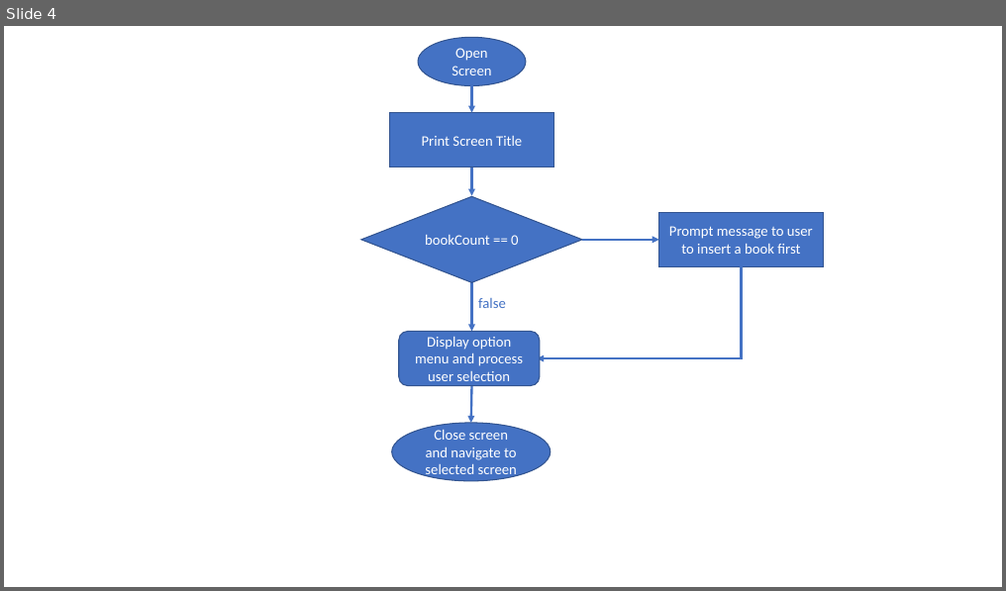
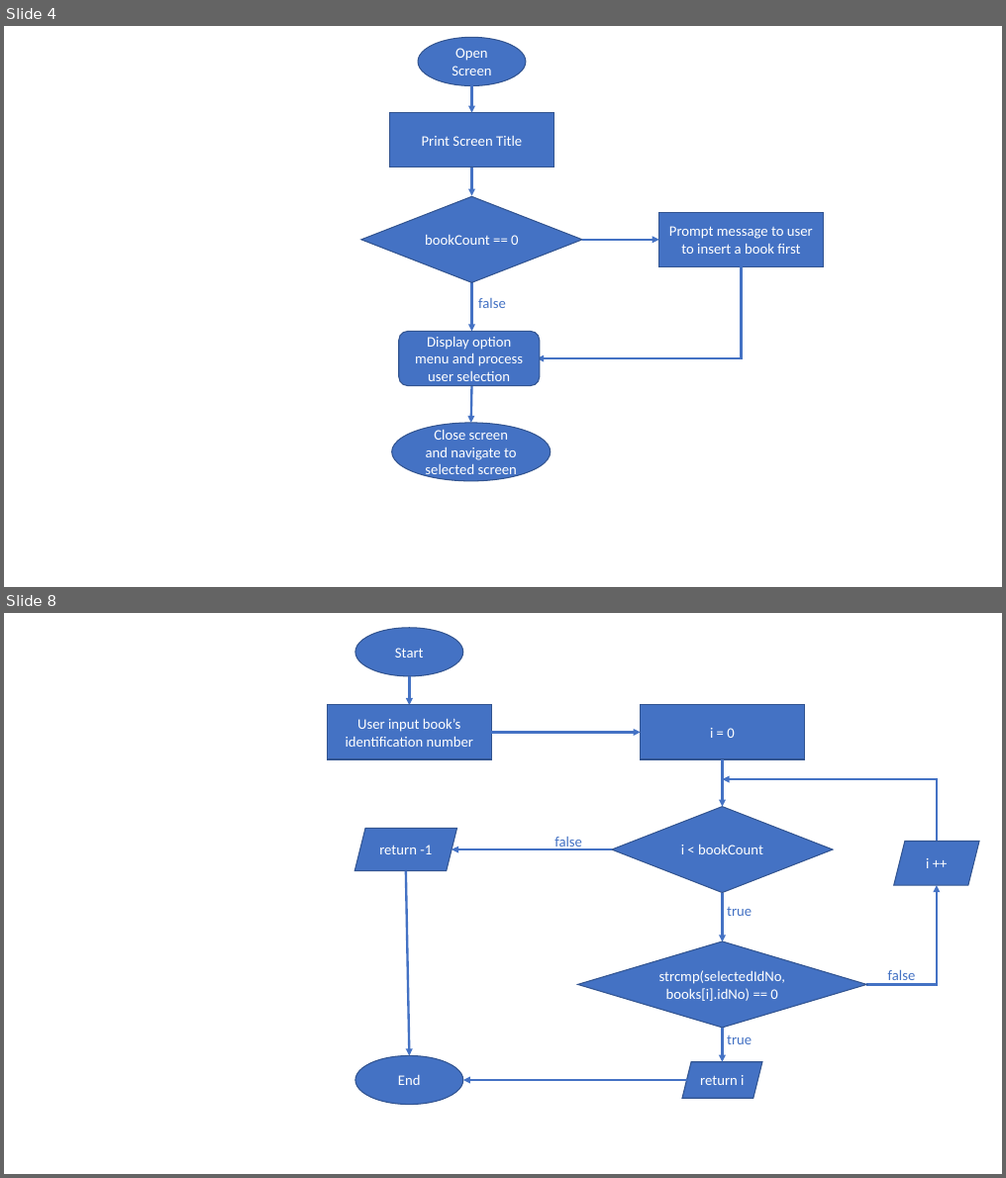
Before and after one commit to CaptainMaxVN/LLP109_BookManagement, a slide deck: Block Diagram.pptx. Shown one above the other, each under a label of ours: slide 4 before the commit, slides 4 and 8 after it; the slides between them are not shown. The pictures are 1006x591 and 1006x1178 pixels, drawn with LibreOffice and Linux fonts; fonts in the diff are those of the drawing. Boxes give left, top, right and bottom in pixels: in the first picture for what was removed or moved away, otherwise in the second. Text is boxed around its words. In the diff, an @@ line names an element or a change of style, - is before the commit and + after.

```diff
--- a/Block Diagram.pptx
+++ b/Block Diagram.pptx
@@ slide 8 added at (x1=4, y1=613, x2=1002, y2=1174), background #FFFFFF @@
@@ ellipse added at (x1=355, y1=628, x2=463, y2=676), fill #4472C4, outline #325491 1 pt, 14 pt, text #FFFFFF @@
+Start
@@ arrow added from (410, 676) to (410, 705), #4472C4 2.25 pt @@
@@ rectangle added at (x1=328, y1=705, x2=491, y2=760), fill #4472C4, outline #325491 1 pt, 14 pt, text #FFFFFF @@
+User input book’s
+identification number
@@ rectangle added at (x1=641, y1=705, x2=804, y2=760), fill #4472C4, outline #325491 1 pt, 14 pt, text #FFFFFF @@
+i = 0
@@ arrow added from (491, 732) to (641, 732), #4472C4 2.25 pt @@
@@ arrow added from (723, 760) to (723, 807), #4472C4 2.25 pt @@
@@ elbow arrow added from (937, 842) to (723, 779), #4472C4 2.25 pt @@
@@ diamond added at (x1=612, y1=807, x2=833, y2=893), fill #4472C4, outline #325491 1 pt, 14 pt, text #FFFFFF @@
+i < bookCount
@@ parallelogram added at (x1=355, y1=829, x2=457, y2=871), fill #4472C4, outline #325491 1 pt, 14 pt, text #FFFFFF @@
+return -1
@@ arrow added from (612, 850) to (451, 850), #4472C4 2.25 pt @@
@@ text added at (x1=554, y1=837, x2=582, y2=851), 14 pt, text #4472C4 @@
+false
@@ parallelogram added at (x1=894, y1=842, x2=979, y2=885), fill #4472C4, outline #325491 1 pt, 14 pt, text #FFFFFF @@
+i ++
@@ arrow added from (406, 871) to (410, 1057), #4472C4 2.25 pt @@
@@ arrow added from (723, 893) to (723, 943), #4472C4 2.25 pt @@
@@ text added at (x1=727, y1=907, x2=751, y2=916), 14 pt, text #4472C4 @@
+true
@@ elbow arrow added from (867, 985) to (937, 885), #4472C4 2.25 pt @@
@@ diamond added at (x1=578, y1=942, x2=867, y2=1028), fill #4472C4, outline #325491 1 pt, 14 pt, text #FFFFFF @@
+strcmp(selectedIdNo, books[i].idNo) == 0
@@ text added at (x1=888, y1=969, x2=916, y2=985), 14 pt, text #4472C4 @@
+false
@@ arrow added from (723, 1028) to (723, 1062), #4472C4 2.25 pt @@
@@ ellipse added at (x1=355, y1=1057, x2=463, y2=1105), fill #4472C4, outline #325491 1 pt, 14 pt, text #FFFFFF @@
+End
@@ text added at (x1=727, y1=1036, x2=751, y2=1045), 14 pt, text #4472C4 @@
+true
@@ arrow added from (687, 1080) to (463, 1080), #4472C4 2.25 pt @@
@@ parallelogram added at (x1=682, y1=1062, x2=762, y2=1098), fill #4472C4, outline #325491 1 pt, 14 pt, text #FFFFFF @@
+return i
```
Also in this commit, not shown: 1 slide changed, 6 other slides added, 2 other files.
